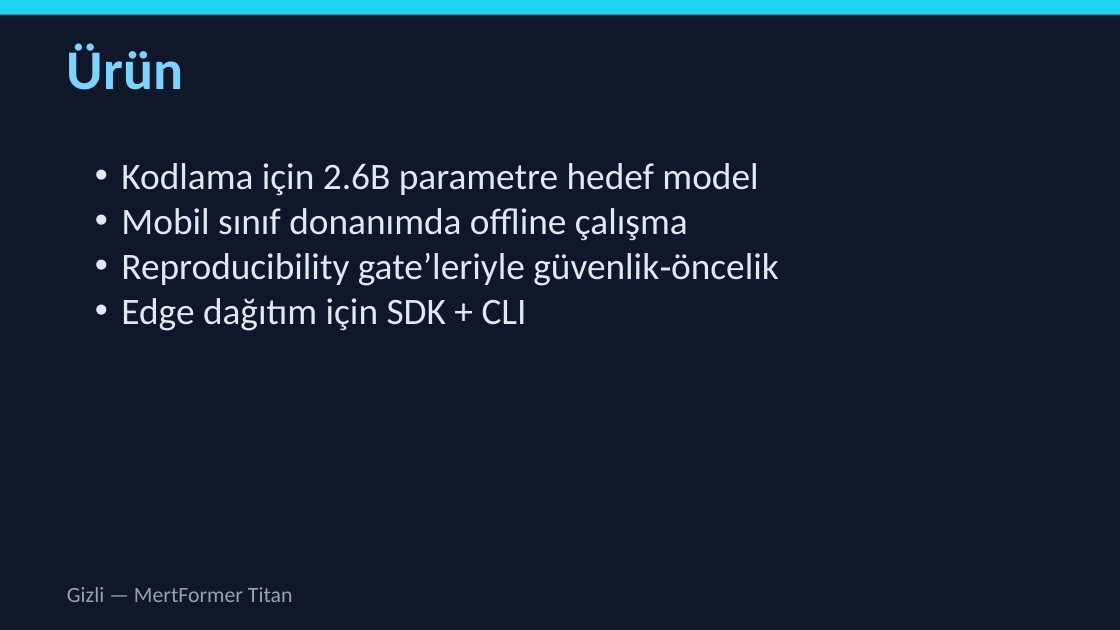
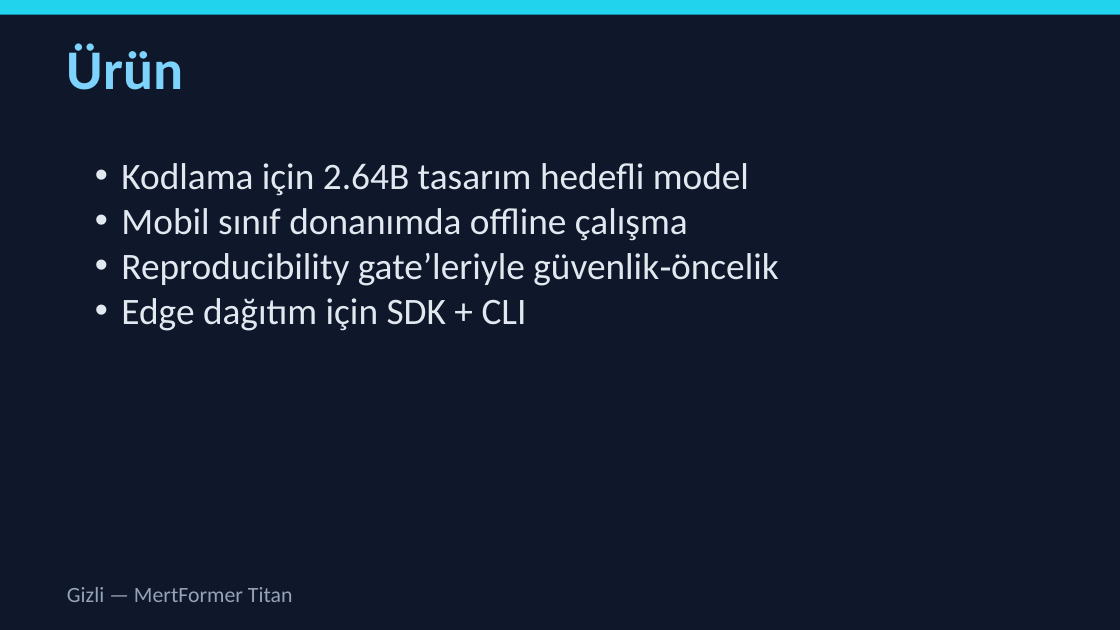
Before and after one commit to latentcore/mertformer-titan-core, a slide deck: slide 4 of reports/investor_deck_TR.pptx. Drawn at 1120x630 pixels with LibreOffice and Linux fonts; fonts in the diff are those of the drawing. Boxes give left, top, right and bottom in pixels: in the first picture for what was removed or moved away, otherwise in the second. Text is boxed around its words. In the diff, an @@ line names an element or a change of style, - is before the commit and + after.

```diff
--- a/reports/investor_deck_TR.pptx
+++ b/reports/investor_deck_TR.pptx
@@ text at [121,163,749,196]: text changed @@
-• Kodlama için 2.6B parametre hedef model
+• Kodlama için 2.64B tasarım hedefli model
```
Also in this commit, not shown: 2 other slides changed, 42 other files.
